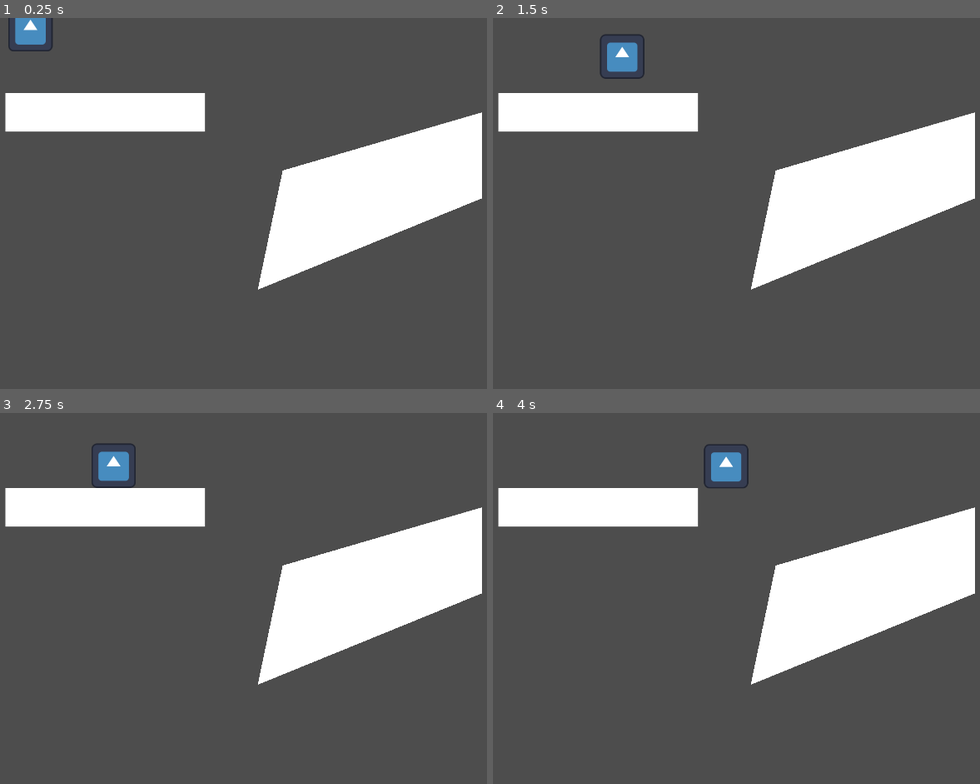
Above: before the commit, frames 1-4 (two rows, left to right).
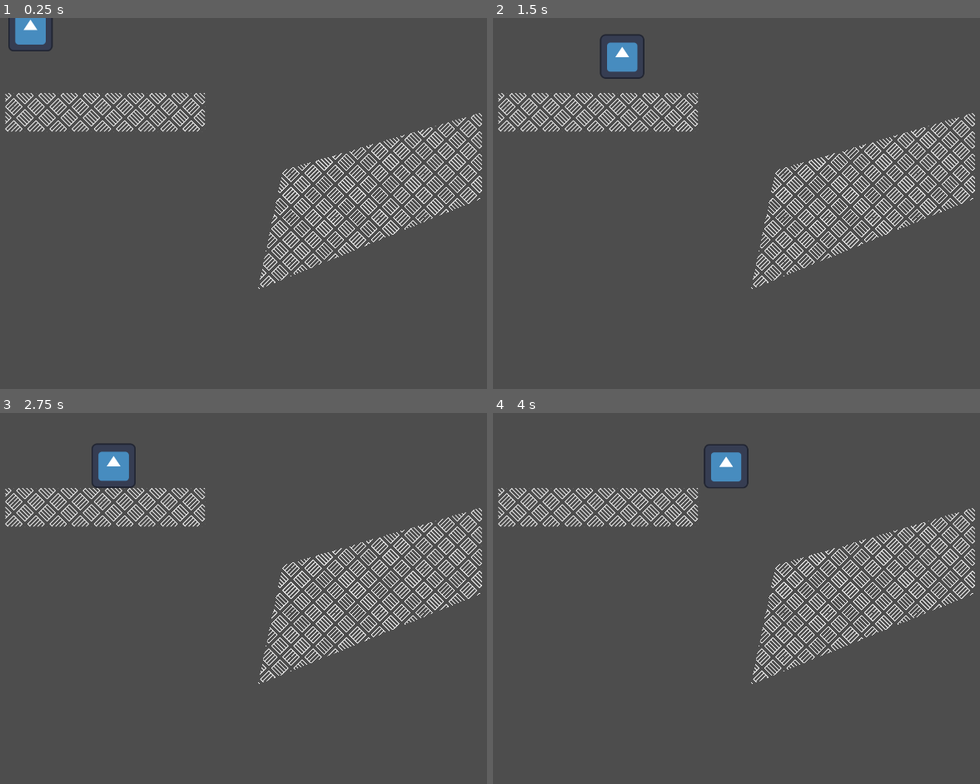
Above: after the commit, the same moments.

Repository: Dexterminator/godot4-template
Game: Godot game, scene res://scenes/test_scenes/test.tscn
Same seed, same stepped clock (60 frames per second), same inputs: the game is played once before the commit and once after it. The project has no main scene, so this scene is started directly. The engine's default icon, where the game draws it, is replaced by a stand-in: a white triangle on a blue panel in a dark square.
Inputs:
- Up to frame 1 (0.25 s): no input
- Up to frame 2 (1.5 s): tap Enter (ui_accept) at 0.5, 0.77 s; hold Right (ui_right) from 0.53 s (still down)
- Up to frame 3 (2.75 s): tap Enter (ui_accept) at 1.52 s; release Right (ui_right) at 2.03 s; hold Left (ui_left) from 2.03 s (still down)
- Up to frame 4 (4 s): release Left (ui_left) at 2.78 s; hold Right (ui_right) from 2.78 s (still down); tap Enter (ui_accept) at 3.02, 3.77 s

The runs differ from the first frame. In frame 1, 14% of the frame differs, in the area x 1-99%, y 20-74%; in frame 2, 14%; in frame 3, 14%; in frame 4, 14%.

Commit message:
Add wall pattern

Diff:
--- a/environments/wall/wall.tscn
+++ b/environments/wall/wall.tscn
@@ -1,11 +1,15 @@
-[gd_scene load_steps=2 format=3 uid="uid://bpj7fskgwfvxb"]
+[gd_scene load_steps=3 format=3 uid="uid://bpj7fskgwfvxb"]
 
 [ext_resource type="Script" path="res://environments/wall/wall.gd" id="1_g4caf"]
+[ext_resource type="Texture2D" uid="uid://cht37kacd4en4" path="res://environments/wall/pattern_0010.png" id="2_yiicf"]
 
 [node name="Wall" type="StaticBody2D"]
 collision_mask = 0
 script = ExtResource("1_g4caf")
 
 [node name="Polygon2D" type="Polygon2D" parent="."]
+texture_repeat = 2
+texture = ExtResource("2_yiicf")
+texture_scale = Vector2(2, 2)
 
 [node name="CollisionPolygon2D" type="CollisionPolygon2D" parent="."]
Binary file added: environments/wall/pattern_0010.png
Not shown, added: environments/wall/pattern_0010.png.import
